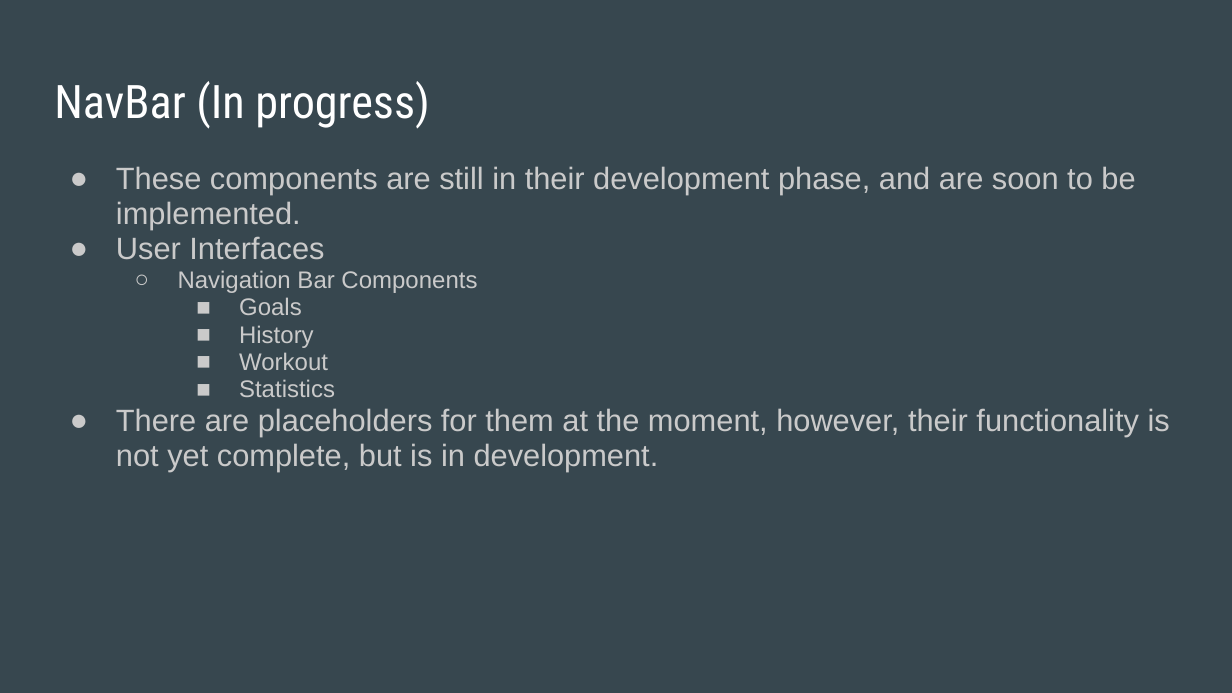
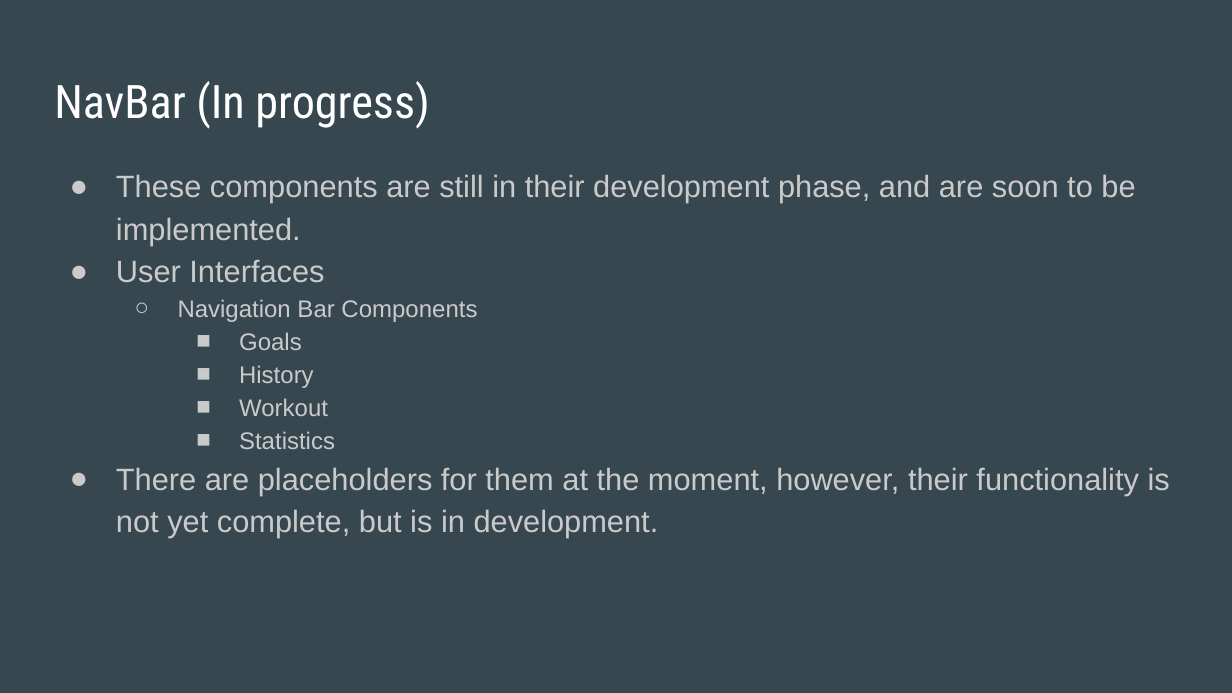
Before and after one commit to Austinn109/RepQuest, a slide deck: slide 7 of Documents/RepQuest Project Update.pptx (slide 6 before the commit). Drawn at 1232x693 pixels with LibreOffice and Linux fonts; fonts in the diff are those of the drawing. Boxes give left, top, right and bottom in pixels: in the first picture for what was removed or moved away, otherwise in the second. Text is boxed around its words. In the diff, an @@ line names an element or a change of style, - is before the commit and + after.

```diff
--- a/Documents/RepQuest Project Update.pptx
+++ b/Documents/RepQuest Project Update.pptx
@@ text "These components are still in ..." at box(116, 174, 1170, 538): line spacing 0.95 to 1.15 @@
```
Also in this commit, not shown: 1 other slide changed, 1 slide added.
